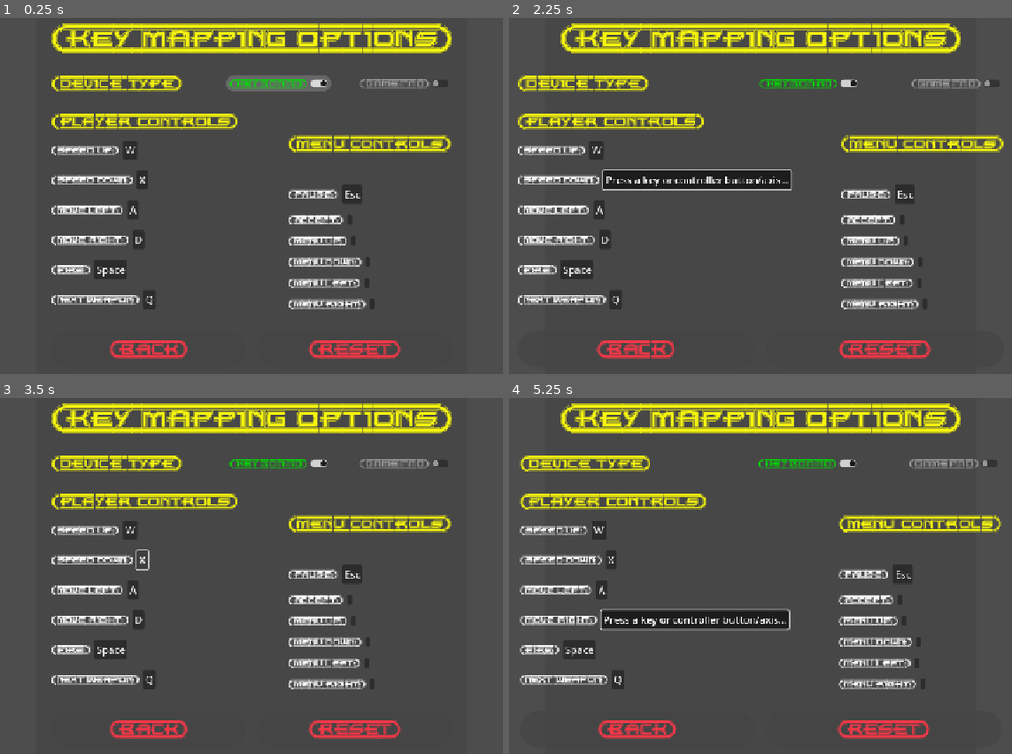
Above: before the commit, frames 1-4 (two rows, left to right).
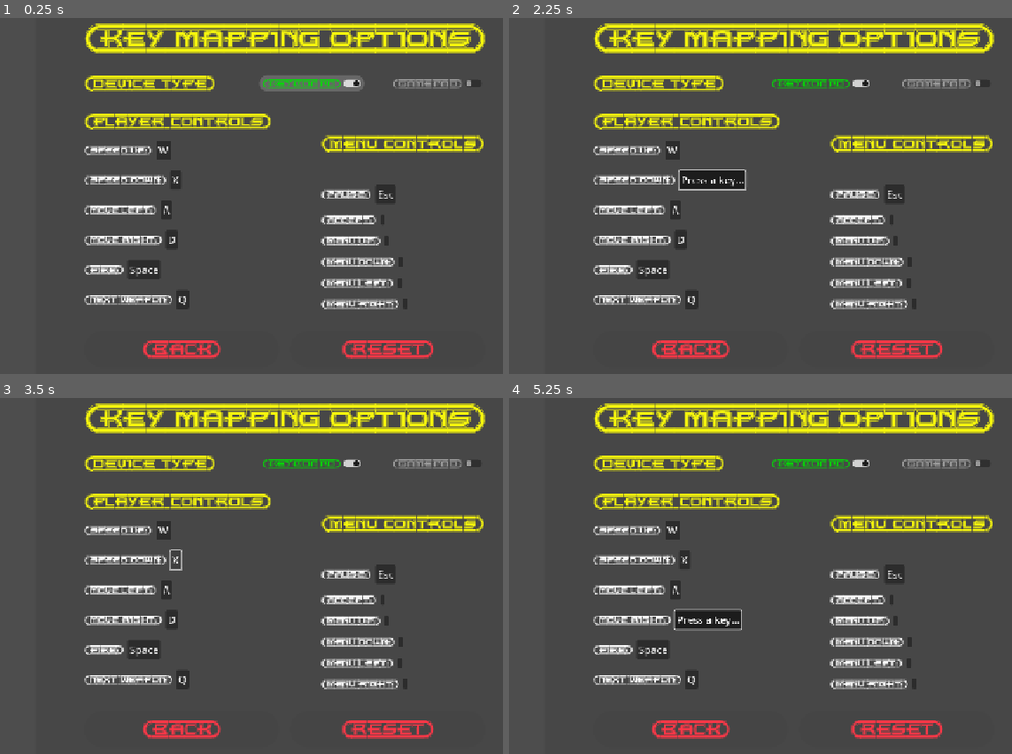
Above: after the commit, the same moments.

Repository: ikostan/SkyLockAssault
Game: Godot game, scene res://scenes/key_mapping_menu.tscn
Same seed, same stepped clock (60 frames per second), same inputs: the game is played once before the commit and once after it. This scene is started directly instead of the project's main scene. Video files are missing from this copy of the repository; at most half a second of black plays in their place. Sound files missing from this copy of the repository are replaced by a short silence.
Inputs:
- Up to frame 1 (0.25 s): no input
- Up to frame 2 (2.25 s): click "W" at 0.5 s; click "Press a key or controller but…" (after the commit: "Press a key...") at 1.25 s; click "X" at 2 s
- Up to frame 3 (3.5 s): click "Press a key or controller but…" (after the commit: "Press a key...") at 2.75 s
- Up to frame 4 (5.25 s): click "A" at 3.5 s; click "Press a key or controller but…" (after the commit: "Press a key...") at 4.25 s; click "D" at 5 s

The runs differ from the first frame. In frame 1, 16% of the frame differs, in the area x 10-97%, y 1-96%; in frame 2, 17%, in the area x 1-99%, y 1-96%; in frame 3, 15%; in frame 4, 17%.

Commit message:
Fixing layout shift issue
When user trying to remap amy button all the picture expands due to following text: "Press a key or controller button/axis...", as a result components slide out of the menu boundaries.

We should 2 separate prompts : one when keyboard selected: Press a key..., and one for gamepad: Press a gamepad button/axis... In this way it will be much better in my opinion as well as more tailored for the setup.

Diff:
--- a/scenes/key_mapping_menu.tscn
+++ b/scenes/key_mapping_menu.tscn
@@ -95,7 +95,7 @@
 anchor_bottom = 0.5
 offset_left = -390.0
 offset_top = -340.0
-offset_right = 390.0
+offset_right = 510.0
 offset_bottom = 340.0
 grow_horizontal = 2
 grow_vertical = 2
--- a/scripts/globals.gd
+++ b/scripts/globals.gd
@@ -9,7 +9,10 @@
 enum LogLevel { DEBUG, INFO, WARNING, ERROR, NONE = 4 }
 
 # Shared constants
-const REMAP_PROMPT_TEXT: String = "Press a key or controller button/axis..."
+## Device-specific remap prompts to avoid layout shift.
+# const REMAP_PROMPT_TEXT: String = "Press a key or controller button/axis..."
+const REMAP_PROMPT_KEYBOARD: String = "Press a key..."
+const REMAP_PROMPT_GAMEPAD: String = "Press a gamepad button/axis..."
 
 @export var current_log_level: LogLevel = LogLevel.INFO  # Default: Show INFO and above
 @export var enable_debug_logging: bool = false  # Toggle in Inspector or settings
--- a/scripts/input_remap_button.gd
+++ b/scripts/input_remap_button.gd
@@ -108,12 +108,18 @@
 		pressed.connect(_on_pressed)
 
 
-# Pressed: Toggle listening, update text.
-# :rtype: void
+## Handles button press to start remapping.
+## Sets device-specific prompt text.
+## :rtype: void
 func _on_pressed() -> void:
 	listening = button_pressed
 	if listening:
-		text = Globals.REMAP_PROMPT_TEXT  # Use the shared constant
+		# Use tailored prompt based on current device (no layout expansion)
+		text = (
+			Globals.REMAP_PROMPT_KEYBOARD
+			if current_device == DeviceType.KEYBOARD
+			else Globals.REMAP_PROMPT_GAMEPAD
+		)
 	else:
 		update_button_text()
 
